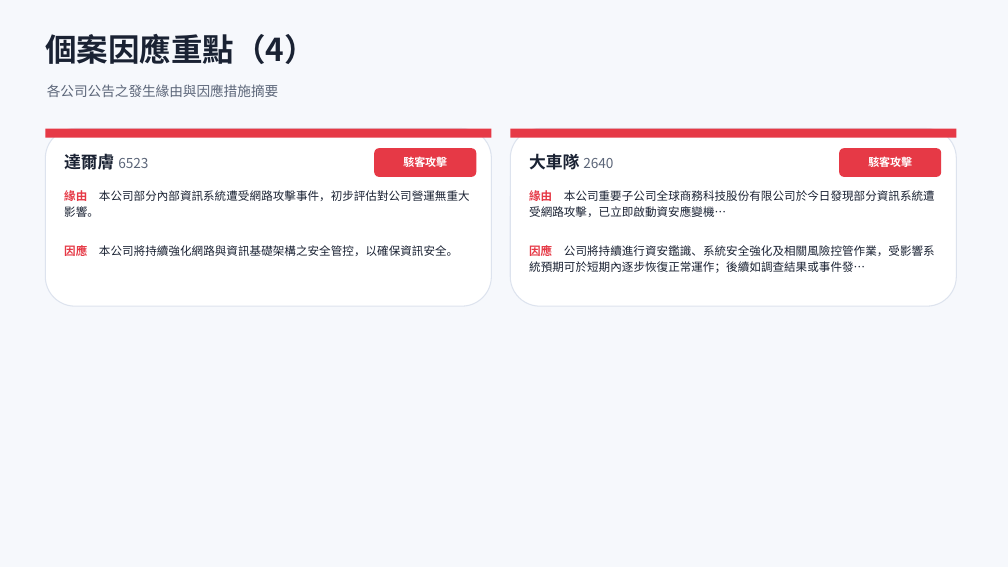
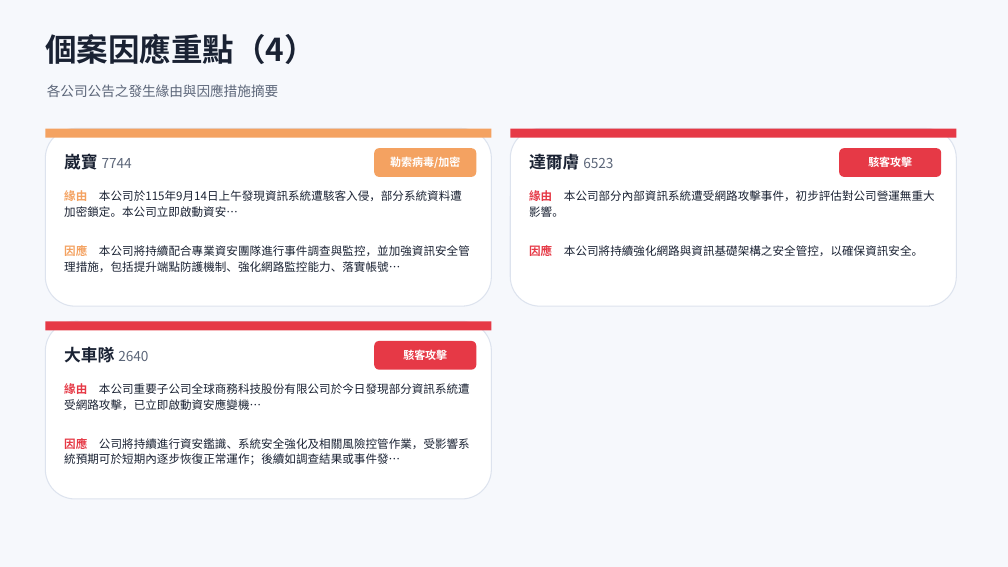
Before and after one commit to Johnnylin77/mops-isec-monitor, a slide deck: slide 9 of 資安事件因應分析.pptx. Drawn at 1008x567 pixels with LibreOffice and Linux fonts; fonts in the diff are those of the drawing. Boxes give left, top, right and bottom in pixels: in the first picture for what was removed or moved away, otherwise in the second. Text is boxed around its words. In the diff, an @@ line names an element or a change of style, - is before the commit and + after.

```diff
--- a/資安事件因應分析.pptx
+++ b/資安事件因應分析.pptx
@@ rectangle at [45, 129, 492, 138]: fill #E63946 to #F4A261 @@
@@ rounded rectangle at [374, 148, 476, 177]: fill #E63946 to #F4A261 @@
@@ text at [64, 151, 132, 173]: text changed @@
-達爾膚 6523
+崴寶 7744
@@ text at [390, 157, 460, 168]: text changed @@
-駭客攻擊
+勒索病毒/加密
@@ text at [529, 151, 613, 173]: text changed @@
-大車隊 2640
+達爾膚 6523
@@ text at [64, 190, 462, 217]: text changed @@
-緣由 本公司部分內部資訊系統遭受網路攻擊事件，初步評估對公司營運無重大影響。
+緣由 本公司於115年9月14日上午發現資訊系統遭駭客入侵，部分系統資料遭加密鎖定。本公司立即啟動資安…
@@ text at [529, 190, 935, 217]: text changed @@
-緣由 本公司重要子公司全球商務科技股份有限公司於今日發現部分資訊系統遭受網路攻擊，已立即啟動資安應變機…
+緣由 本公司部分內部資訊系統遭受網路攻擊事件，初步評估對公司營運無重大影響。
@@ text at [64, 245, 470, 272]: text changed @@
-因應 本公司將持續強化網路與資訊基礎架構之安全管控，以確保資訊安全。
+因應 本公司將持續配合專業資安團隊進行事件調查與監控，並加強資訊安全管理措施，包括提升端點防護機制、強化網路監控能力、落實帳號…
@@ text at [529, 243, 923, 259]: text changed @@
-因應 公司將持續進行資安鑑識、系統安全強化及相關風險控管作業，受影響系統預期可於短期內逐步恢復正常運作；後續如調查結果或事件發…
+因應 本公司將持續強化網路與資訊基礎架構之安全管控，以確保資訊安全。
@@ rounded rectangle added at [45, 321, 492, 499], fill #FFFFFF, outline #DDE3EE 1 pt @@
@@ rectangle added at [45, 321, 492, 330], fill #E63946 @@
@@ text added at [64, 346, 148, 363], 13 pt, text #5C6679 @@
+大車隊 2640
@@ rounded rectangle added at [374, 341, 476, 370], fill #E63946 @@
@@ text added at [403, 348, 447, 363], 10.5 pt, text #FFFFFF, bold @@
+駭客攻擊
@@ text added at [64, 383, 470, 410], 11 pt, text #1A2233 @@
+緣由 本公司重要子公司全球商務科技股份有限公司於今日發現部分資訊系統遭受網路攻擊，已立即啟動資安應變機…
@@ text added at [64, 436, 470, 465], 11 pt, text #1A2233 @@
+因應 公司將持續進行資安鑑識、系統安全強化及相關風險控管作業，受影響系統預期可於短期內逐步恢復正常運作；後續如調查結果或事件發…
```
Also in this commit, not shown: 7 other slides changed, 2 other files.
